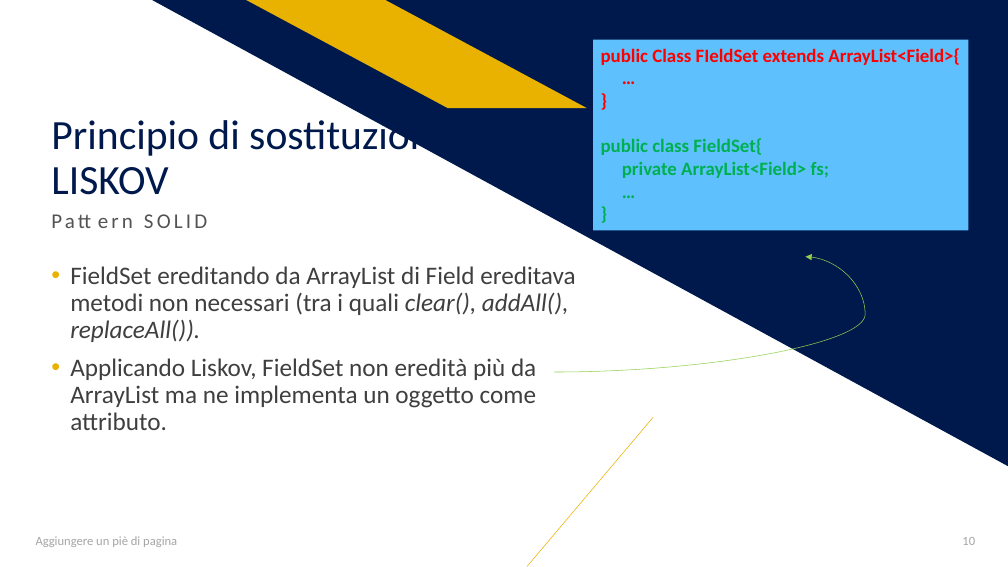
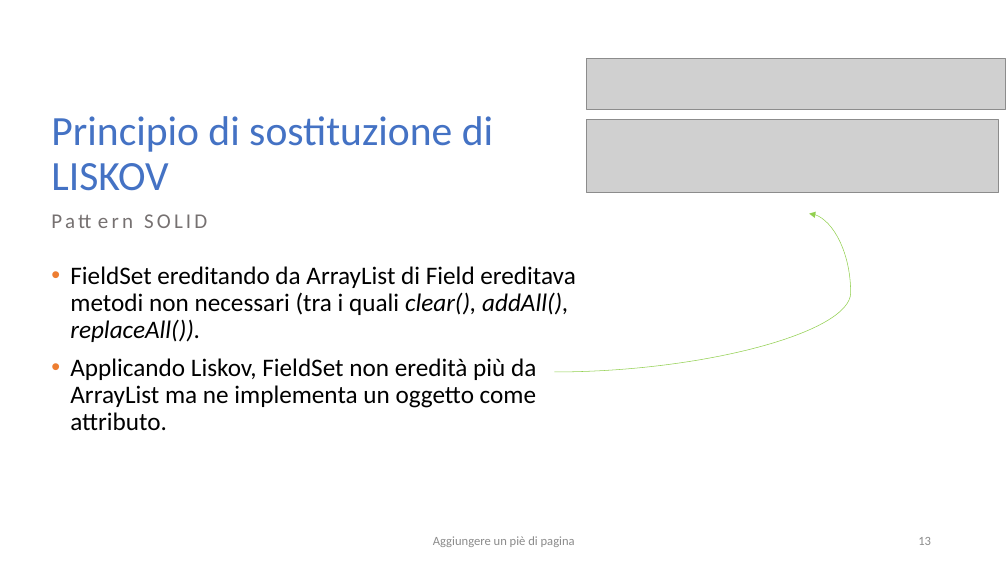
Before and after one commit to salvalai-matteo/EventBookDocumentation, a slide deck: slide 13 of Progetto Ingegneria SW.pptx (slide 10 before the commit). Drawn at 1008x567 pixels with LibreOffice and Linux fonts; fonts in the diff are those of the drawing; grey boxes stand for pictures. Boxes give left, top, right and bottom in pixels: in the first picture for what was removed or moved away, otherwise in the second. Text is boxed around its words. In the diff, an @@ line names an element or a change of style, - is before the commit and + after.

```diff
--- a/Progetto Ingegneria SW.pptx
+++ b/Progetto Ingegneria SW.pptx
@@ right triangle removed at (152,0,1008,467) @@
@@ parallelogram removed at (247,0,588,108) @@
@@ picture added at (587,58,1005,109) @@
@@ rectangle removed at (594,39,969,230) @@
-public Class FIeldSet extends ArrayList<Field>{
-…
-}
-public class FieldSet{
-private ArrayList<Field> fs;
-…
-}
@@ title "Principio di sostituzione di LISKOV" at (51,116,493,191): text colour #00194C to #4472C4 @@
@@ picture added at (587,119,999,192) @@
@@ text "Pattern SOLID" at (44,206,651,257): text colour #525252 to #767171 @@
@@ curved arrow moved from (554, 372) - (805, 257) to (554, 372) - (809, 214) @@
@@ text "FieldSet ereditando da ArrayList di ..." at (70,266,575,430): text colour #3F3F3F to #000000; bullet colour #EAB200 to #ED7D31 @@
@@ line removed from (527, 566) to (653, 417) @@
@@ text "Aggiungere un piè di pagina": place and size @@
-text "Aggiungere un piè di pagina" at (36,536,177,547)
+text "Aggiungere un piè di pagina" at (433,536,575,547)
@@ text "Aggiungere un piè di pagina" at (433,536,575,547): text colour #A5A5A5 to #8C8C8C; alignment left to centre @@
@@ page number added at (918,537,931,545), 12 pt, text #8C8C8C @@
+13
@@ page number removed at (962,537,975,545) @@
-10
```
Also in this commit, not shown: 14 other slides changed, 3 slides added, 6 slides removed.
